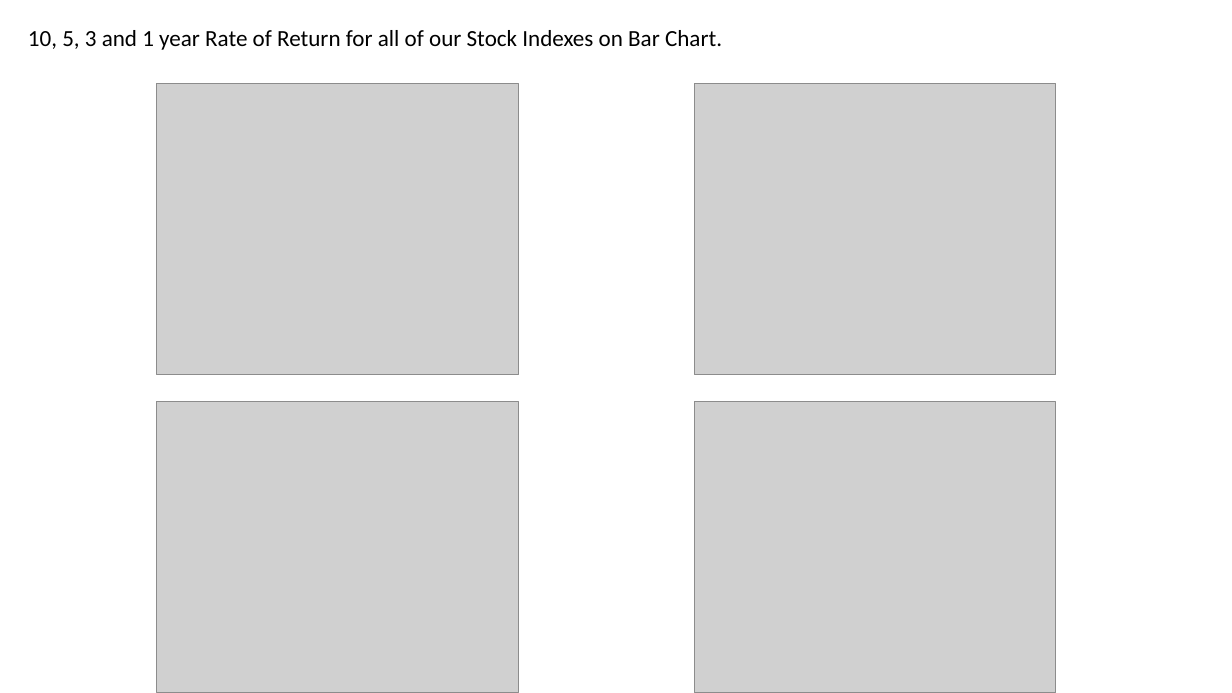
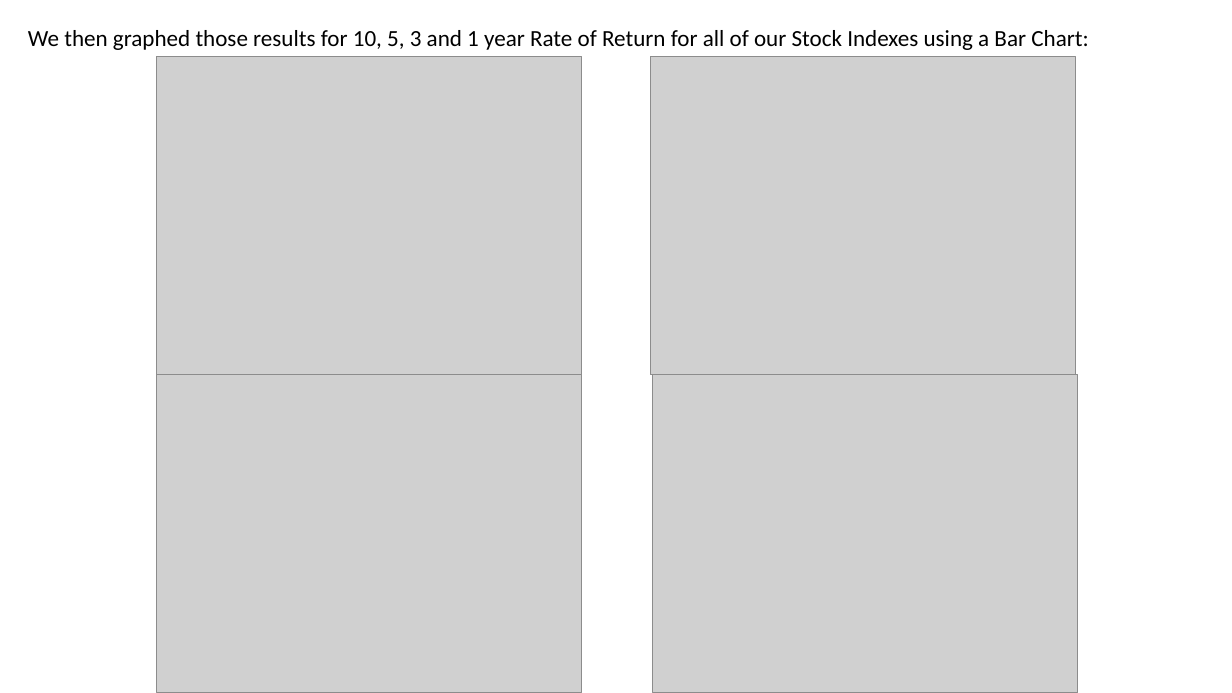
Before and after one commit to Patli1998/Bootcamp-Project1, a slide deck: slide 5 of Presentation.pptx. Drawn at 1232x693 pixels with LibreOffice and Linux fonts; fonts in the diff are those of the drawing; grey boxes stand for pictures. Boxes give left, top, right and bottom in pixels: in the first picture for what was removed or moved away, otherwise in the second. Text is boxed around its words. In the diff, an @@ line names an element or a change of style, - is before the commit and + after.

```diff
--- a/Presentation.pptx
+++ b/Presentation.pptx
@@ text at <box>28,30,1088,50</box>: text changed @@
-10, 5, 3 and 1 year Rate of Return for all of our Stock Indexes on Bar Chart.
+We then graphed those results for 10, 5, 3 and 1 year Rate of Return for all of our Stock Indexes using a Bar Chart:
@@ picture: place and size @@
-picture at <box>157,83,518,374</box>
+picture at <box>157,56,582,375</box>
@@ picture: place and size @@
-picture at <box>694,83,1055,374</box>
+picture at <box>651,56,1076,375</box>
@@ picture: place and size @@
-picture at <box>157,402,518,693</box>
+picture at <box>157,374,582,693</box>
@@ picture: place and size @@
-picture at <box>694,402,1055,693</box>
+picture at <box>653,374,1079,693</box>
```
Also in this commit, not shown: 6 other slides changed, 1 slide added, 1 slide removed.
